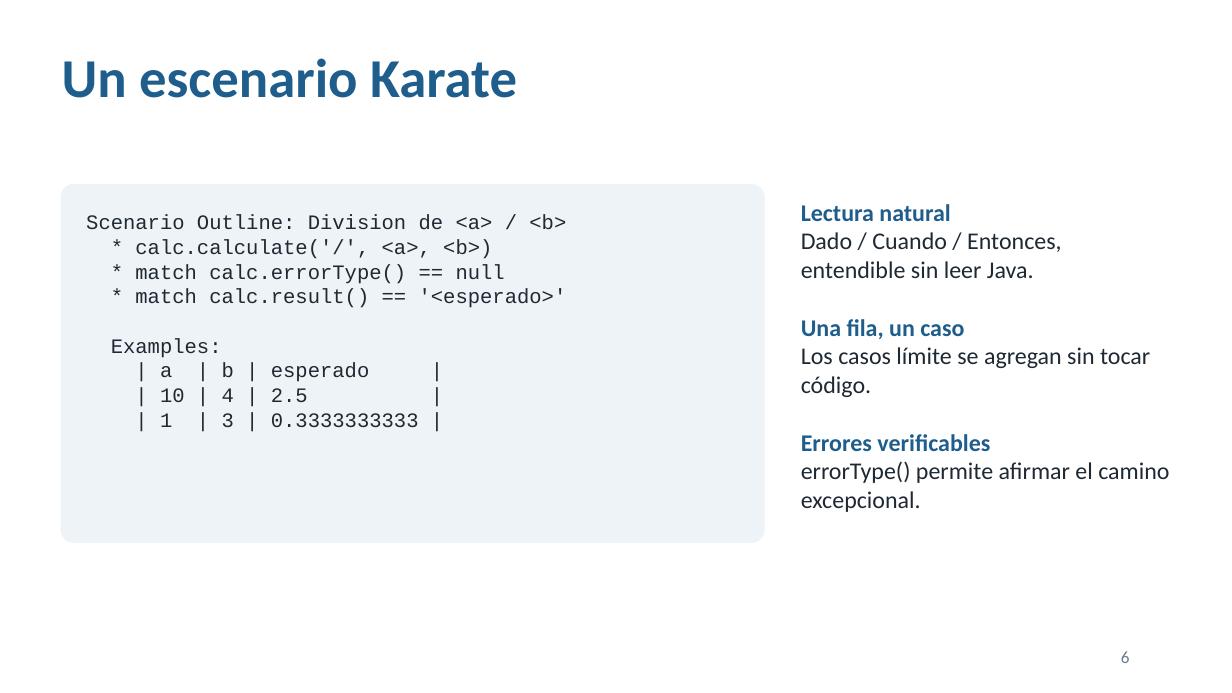
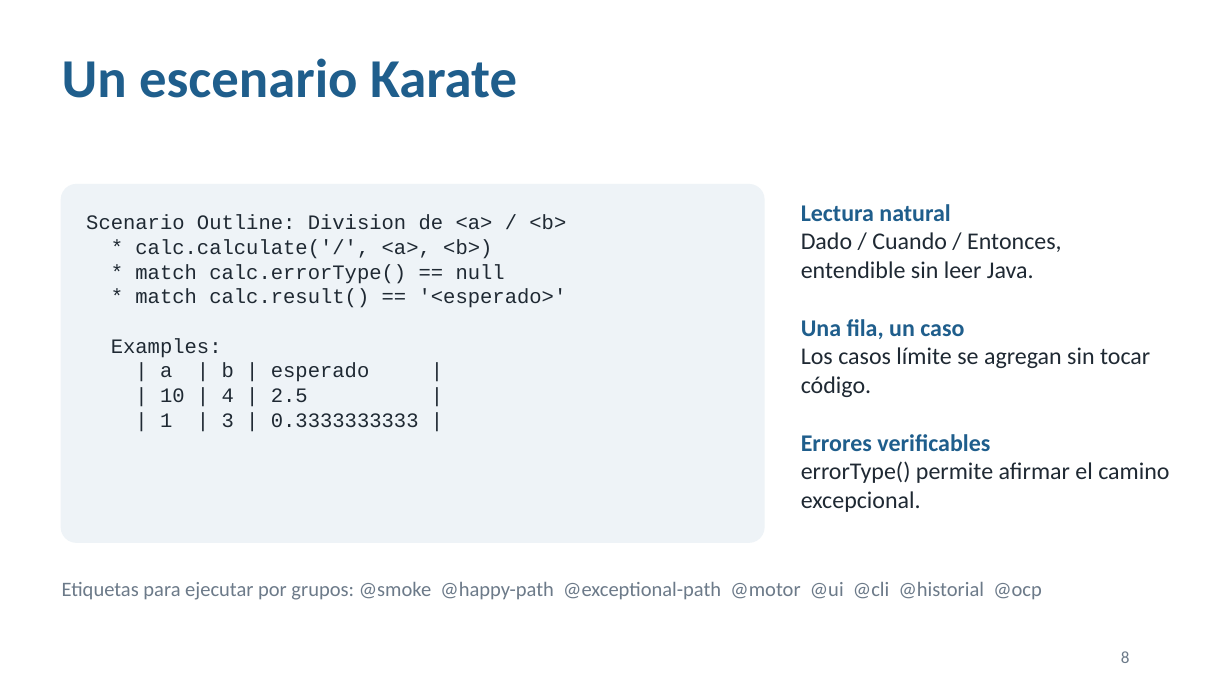
Before and after one commit to carolinacardonaUdeA/calidad-software, a slide deck: slide 8 of docs/Presentacion_Calidad_Calculadora.pptx (slide 6 before the commit). Drawn at 1232x693 pixels with LibreOffice and Linux fonts; fonts in the diff are those of the drawing. Boxes give left, top, right and bottom in pixels: in the first picture for what was removed or moved away, otherwise in the second. Text is boxed around its words. In the diff, an @@ line names an element or a change of style, - is before the commit and + after.

```diff
--- a/docs/Presentacion_Calidad_Calculadora.pptx
+++ b/docs/Presentacion_Calidad_Calculadora.pptx
@@ text added at (62,582,1042,600), 12 pt, text #6C7A89 @@
+Etiquetas para ejecutar por grupos: @smoke @happy-path @exceptional-path @motor @ui @cli @historial @ocp
@@ page number at (1121,651,1130,663): text changed @@
-6
+8
```
Also in this commit, not shown: 7 other slides changed, 7 slides added, 1 slide removed, 7 other files.
